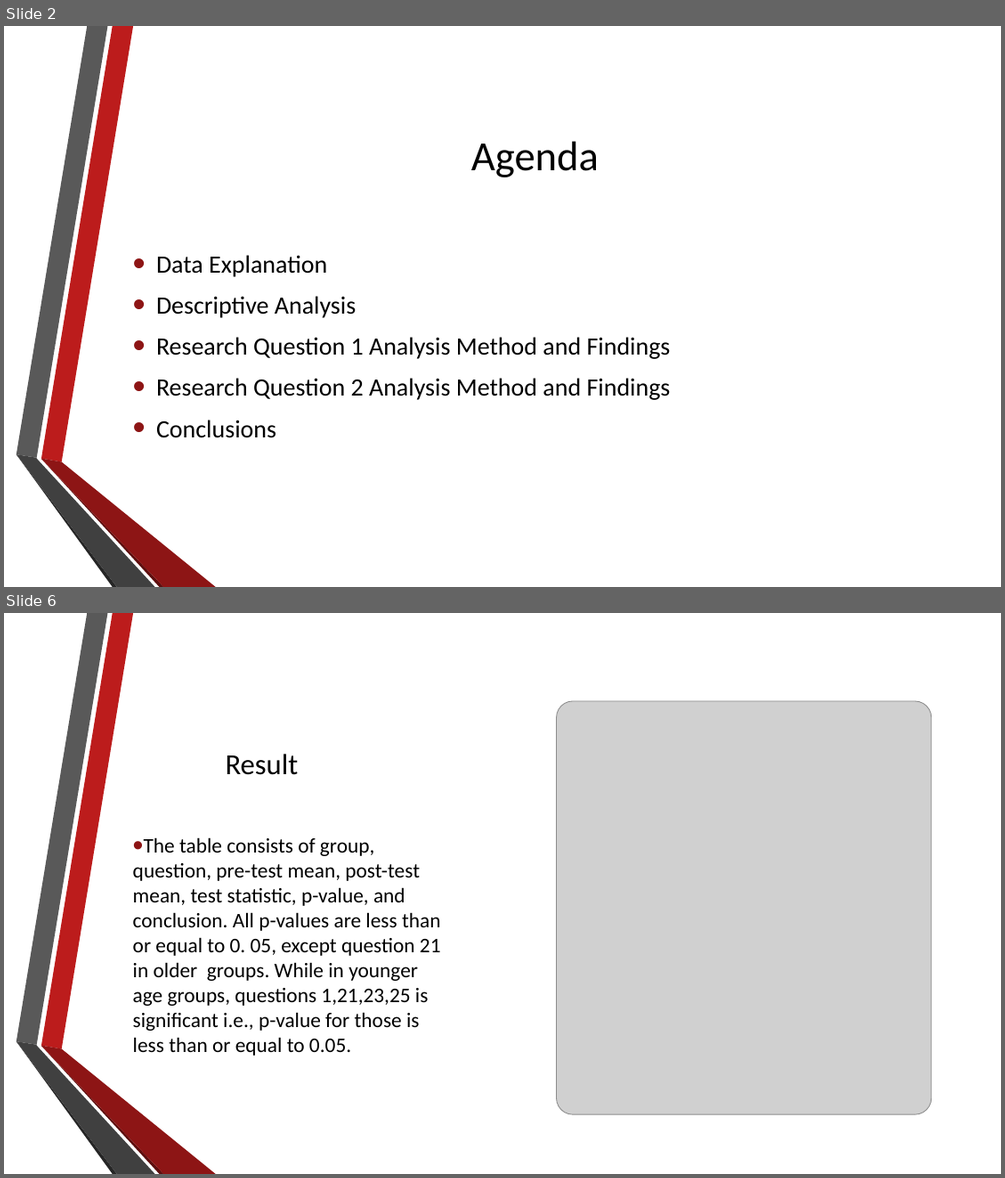
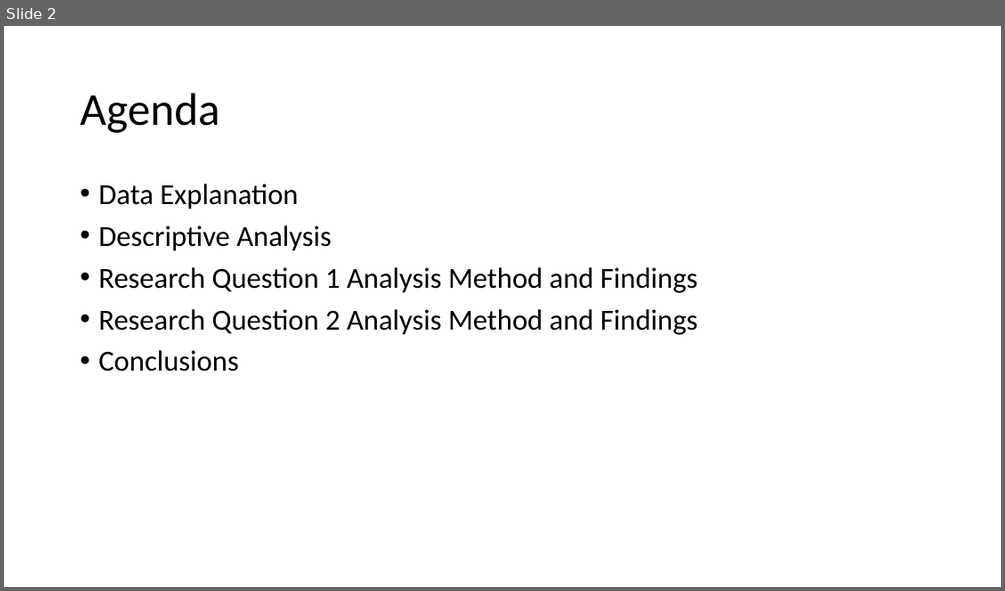
Before and after one commit to josh97ellis/omaha-girls-rock-analysis, a slide deck: deliverables/milestone_2/Final Presentation.pptx. Shown one above the other, each under a label of ours: slides 2 and 6 before the commit, slide 2 after it; the slides between them are not shown. The pictures are 1005x1178 and 1005x591 pixels, drawn with LibreOffice and Linux fonts; fonts in the diff are those of the drawing; grey boxes stand for pictures; background and template pictures are left out. Boxes give left, top, right and bottom in pixels: in the first picture for what was removed or moved away, otherwise in the second. Text is boxed around its words. In the diff, an @@ line names an element or a change of style, - is before the commit and + after.

Commit message:
Finalized Statistical Tests

```diff
--- a/deliverables/milestone_2/Final Presentation.pptx
+++ b/deliverables/milestone_2/Final Presentation.pptx
@@ slide 6 removed at [4,613,1001,1174], background picture (left out); not listed: 6 template elements that a slide beside it also shows @@
@@ picture removed at [557,701,931,1115] @@
@@ title removed at [226,754,299,775] @@
-Result
@@ text removed at [133,837,441,1055] @@
-• The table consists of group, question, pre-test mean, post-test mean, test statistic, p-value, and conclusion. All p-values are less than or equal to 0. 05, except question 21 in older groups. While in younger age groups, questions 1,21,23,25 is significant i.e., p-value for those is less than or equal to 0.05.
@@ slide 2 changed as well @@
@@ title "Agenda": place and size @@
-title "Agenda" at [471,141,599,177]
+title "Agenda" at [80,93,219,133]
@@ title "Agenda" at [80,93,219,133]: size 40 to 44 pt; alignment centre to left; line spacing 1 to 0.9 @@
@@ text "Data Explanation": place and size @@
-text "Data Explanation" at [156,255,671,438]
+text "Data Explanation" at [98,184,697,371]
@@ text "Data Explanation" at [98,184,697,371]: size 24 to 28 pt; indent changed; line spacing 1 to 0.9 @@
@@ group removed at [16,26,216,587]: 6 freeform shapes @@
```
Also in this commit, not shown: 5 other slides changed, 7 slides added, 2 other slides removed, 2 other files.
